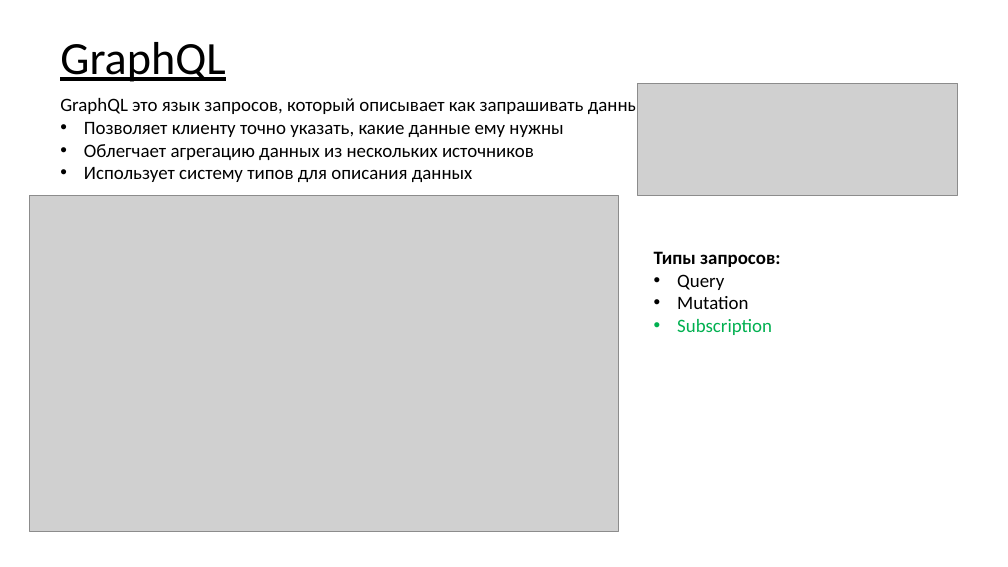
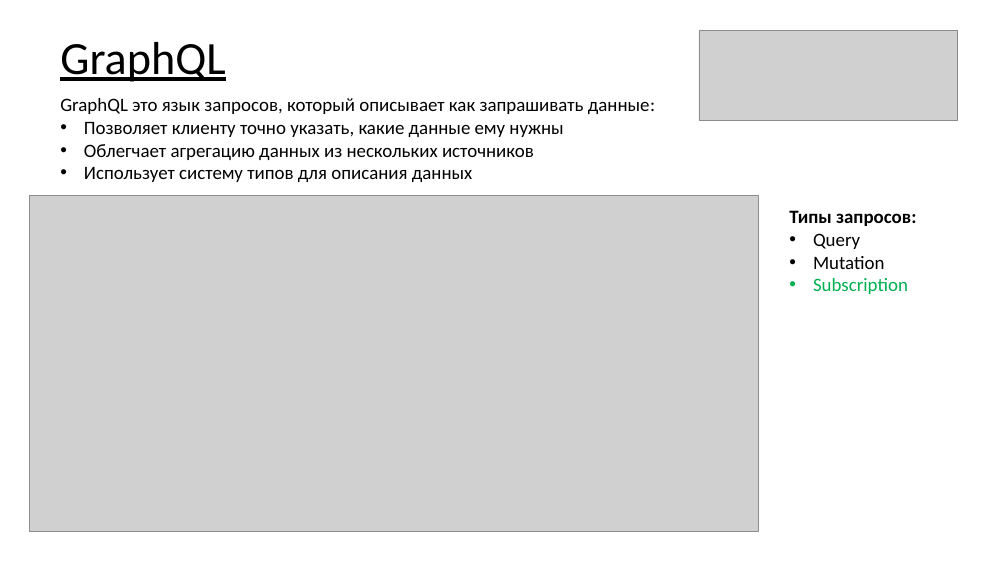
Before and after one commit to asbeseda/graphql-demo, a slide deck: slide 12 of graphql-spring-node.pptx (slide 9 before the commit). Drawn at 1008x567 pixels with LibreOffice and Linux fonts; fonts in the diff are those of the drawing; grey boxes stand for pictures. Boxes give left, top, right and bottom in pixels: in the first picture for what was removed or moved away, otherwise in the second. Text is boxed around its words. In the diff, an @@ line names an element or a change of style, - is before the commit and + after.

```diff
--- a/graphql-spring-node.pptx
+++ b/graphql-spring-node.pptx
@@ picture added at <box>699,30,958,121</box> @@
@@ picture removed at <box>638,83,958,195</box> @@
@@ picture: place and size @@
-picture at <box>29,195,619,531</box>
+picture at <box>29,195,759,531</box>
@@ text "Типы запросов:": place and size @@
-text "Типы запросов:" at <box>654,251,780,335</box>
+text "Типы запросов:" at <box>789,210,916,294</box>
```
Also in this commit, not shown: 5 other slides changed, 9 slides added, 27 other files.
